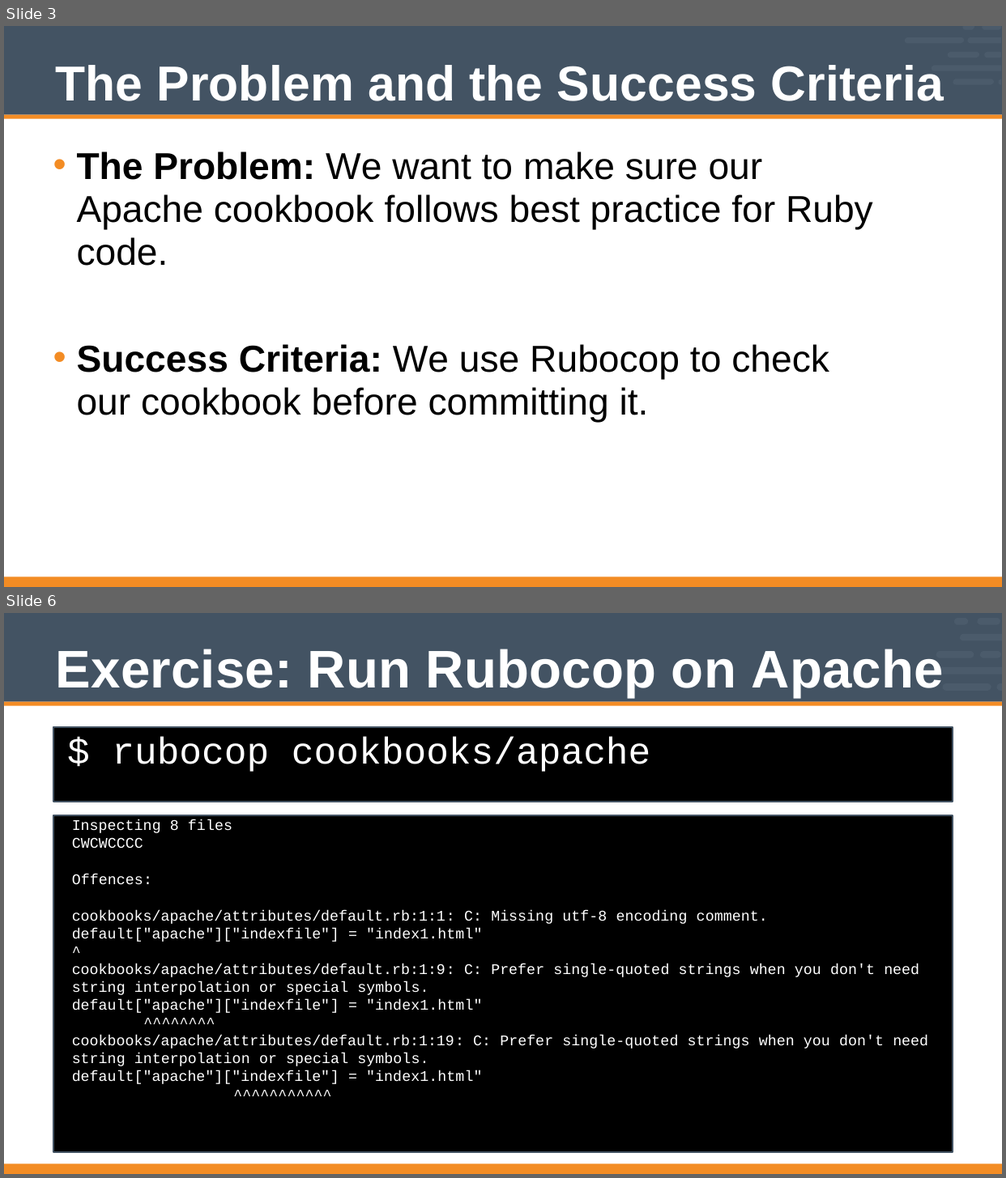
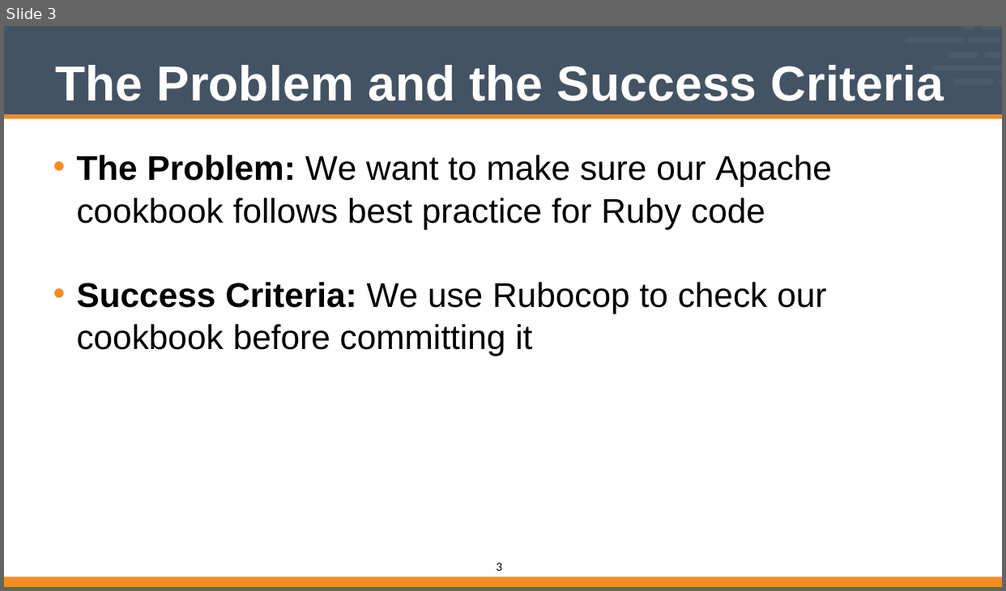
Before and after one commit to vinyar/chef-intermediate, a slide deck: Modules/11-Chef_Intermediate.pptx. Shown one above the other, each under a label of ours: slides 3 and 6 before the commit, slide 3 after it; the slides between them are not shown. The pictures are 1006x1178 and 1006x591 pixels, drawn with LibreOffice and Linux fonts; fonts in the diff are those of the drawing. Boxes give left, top, right and bottom in pixels: in the first picture for what was removed or moved away, otherwise in the second. Text is boxed around its words. In the diff, an @@ line names an element or a change of style, - is before the commit and + after.

```diff
--- a/Modules/11-Chef_Intermediate.pptx
+++ b/Modules/11-Chef_Intermediate.pptx
@@ slide 6 removed at <box>4,613,1002,1174</box>, background #FFFFFF; not listed: 1 template element that a slide beside it also shows @@
@@ freeform shape removed at <box>953,618,968,625</box> @@
@@ freeform shape removed at <box>960,634,1002,641</box> @@
@@ freeform shape removed at <box>978,618,1000,625</box> @@
@@ title removed at <box>56,649,943,697</box> @@
-Exercise: Run Rubocop on Apache
@@ freeform shape removed at <box>936,651,974,658</box> @@
@@ freeform shape removed at <box>980,651,1001,658</box> @@
@@ freeform shape removed at <box>917,667,1002,675</box> @@
@@ freeform shape removed at <box>943,683,991,691</box> @@
@@ freeform shape removed at <box>996,683,1001,691</box> @@
@@ freeform shape removed at <box>4,701,1002,705</box> @@
@@ rectangle removed at <box>53,727,953,802</box> @@
-$ rubocop cookbooks/apache
@@ rectangle removed at <box>53,815,953,1152</box> @@
-Inspecting 8 files CWCWCCCC
-Offences:
-cookbooks/apache/attributes/default.rb:1:1: C: Missing utf-8 encoding comment. default["apache"]["indexfile"] = "index1.html"
-^
-cookbooks/apache/attributes/default.rb:1:9: C: Prefer single-quoted strings when you don't need string interpolation or special symbols.
-default["apache"]["indexfile"] = "index1.html"
-^^^^^^^^
-cookbooks/apache/attributes/default.rb:1:19: C: Prefer single-quoted strings when you don't need string interpolation or special symbols.
-default["apache"]["indexfile"] = "index1.html"
-^^^^^^^^^^^
@@ freeform shape removed at <box>4,1164,1002,1174</box> @@
@@ slide 3 changed as well @@
@@ text at <box>77,155,832,356</box>: text changed; size 48 to 44 pt @@
-• The Problem: We want to make sure our Apache cookbook follows best practice for Ruby code.
-• Success Criteria: We use Rubocop to check our cookbook before committing it.
+• The Problem: We want to make sure our Apache cookbook follows best practice for Ruby code
+• Success Criteria: We use Rubocop to check our cookbook before committing it
@@ page number added at <box>496,563,502,571</box>, 16 pt, text #000000 @@
+3
```
Also in this commit, not shown: 1 other slide changed, 20 slides added, 9 other slides removed.
